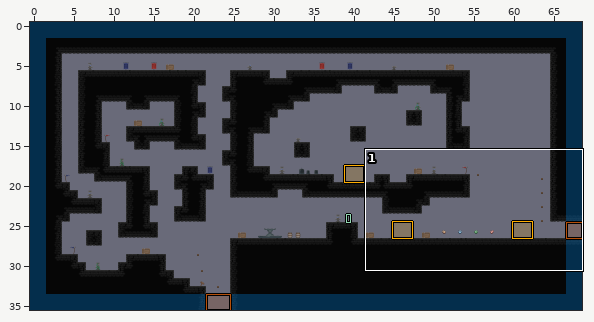
A LDtk project gets an edit: maps/test_map/TestMap.ldtk. The first picture is a wide view before the edit; the outline marks the close-up.
Close-up. Before:
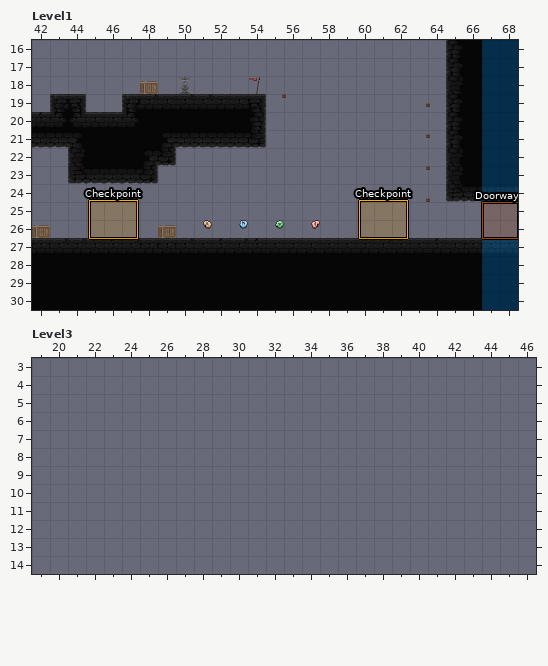
Cells are 32x32 px. Shown: Level1 x 42..68, y 16..30; Level3 x 19..46, y 3..14. The commit also changed other parts of the map, which this record leaves out.
Once edited:
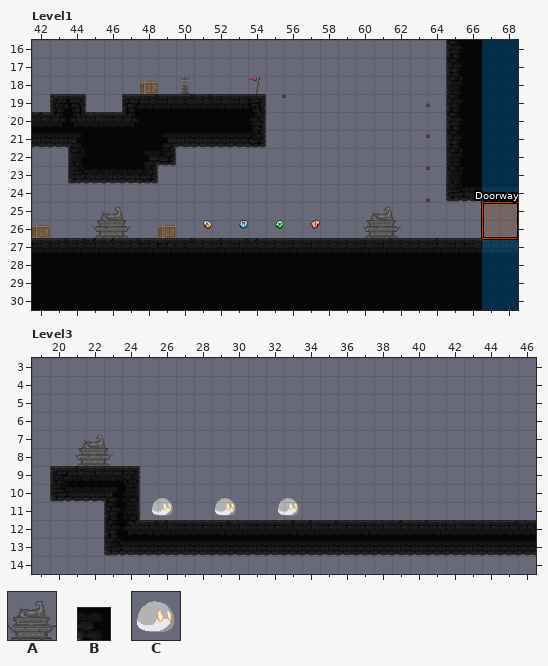
Key: from "Bonfire": A 0; from "Collision_Dungeon": B 1 "Walls"; from "Slime_animations": C 0.
_ is an empty cell.
Objects are placed by their top-left corner, in cells (3,4 is the top-left corner of cell 3,4); size is 1x1 cell unless given.
Log entry: fix slime collisions and deathstate issues
Edits made:
layer "SpawnTargets" opacity 50% -> 100%
Layer "SpawnTargets", Level1:
added: A "Checkpoint" at 45.2,24.9 size 2.6x2.1
added: A "Checkpoint" at 60.2,24.9 size 2.6x2.1
removed: "Checkpoint" rectangle at 45.2,24.9 size 2.6x2.1
removed: "Checkpoint" rectangle at 60.2,24.9 size 2.6x2.1
layer "SpawnTargets" opacity 50% -> 100%
Layer "SpawnTargets", Level3:
added: A "Checkpoint" at 21.2,6.9 size 2.6x2.1
Layer "Characters", Level3:
added: C "Slime" at 25.5,10.5 size 1.5x1.5
added: C "Slime" at 29,10.5 size 1.5x1.5
added: C "Slime" at 32.5,10.5 size 1.5x1.5
Layer "Collision_Dungeon", Level3:
y 9..10: x 20..24 _____ -> BBBBB
y 11: x 23..24 __ -> BB
y 12..13: x 23..46 ________________________ -> BBBBBBBBBBBBBBBBBBBBBBBB
